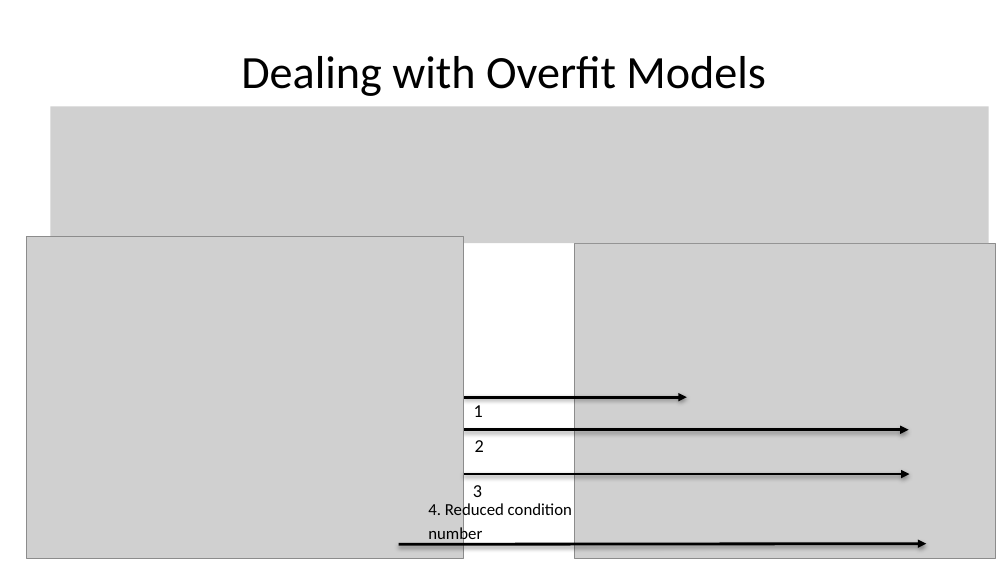
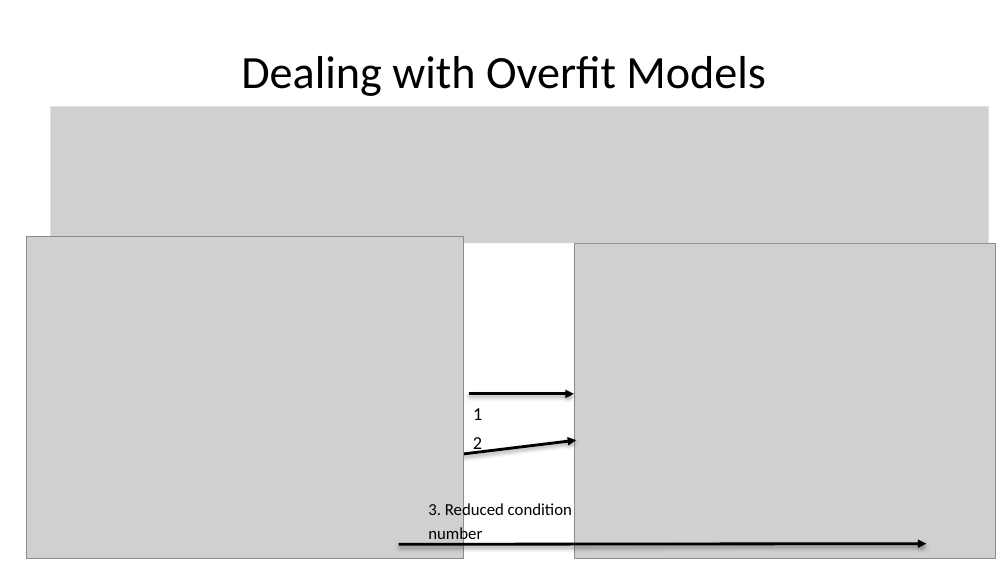
Before and after one commit to StephenElston/CSCI-E-83, a slide deck: slide 12 of LectureSlides/10a_ModelsInHighDimensions.pptx. Drawn at 1008x567 pixels with LibreOffice and Linux fonts; fonts in the diff are those of the drawing; grey boxes stand for pictures. Boxes give left, top, right and bottom in pixels: in the first picture for what was removed or moved away, otherwise in the second. Text is boxed around its words. In the diff, an @@ line names an element or a change of style, - is before the commit and + after.

Commit message:
added example slides, improved wording, fixed typos

```diff
--- a/LectureSlides/10a_ModelsInHighDimensions.pptx
+++ b/LectureSlides/10a_ModelsInHighDimensions.pptx
@@ arrow moved from (463, 429) - (908, 429) to (469, 394) - (574, 394) @@
@@ arrow moved from (464, 397) - (686, 397) to (463, 454) - (577, 440) @@
@@ arrow removed from (464, 474) to (909, 474) @@
@@ text at box(428, 502, 572, 520): text changed @@
-4. Reduced condition
+3. Reduced condition
@@ text removed at box(473, 485, 482, 497) @@
-3
```
Also in this commit, not shown: 3 other slides changed, 3 slides added.
